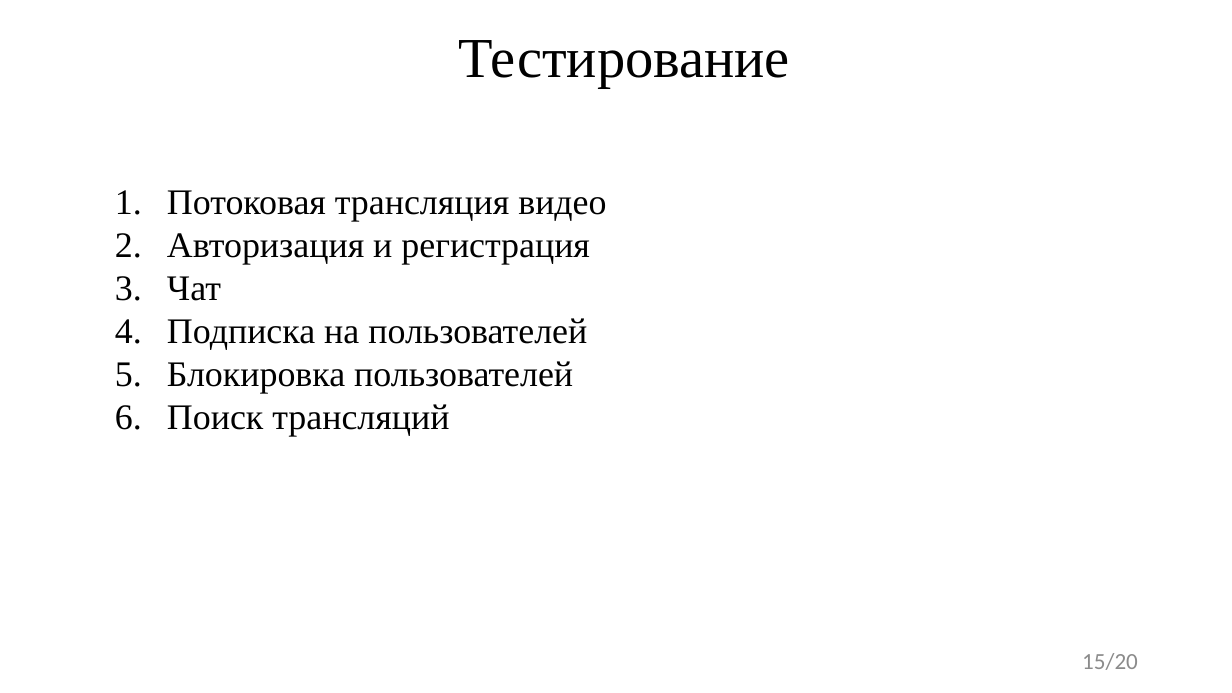
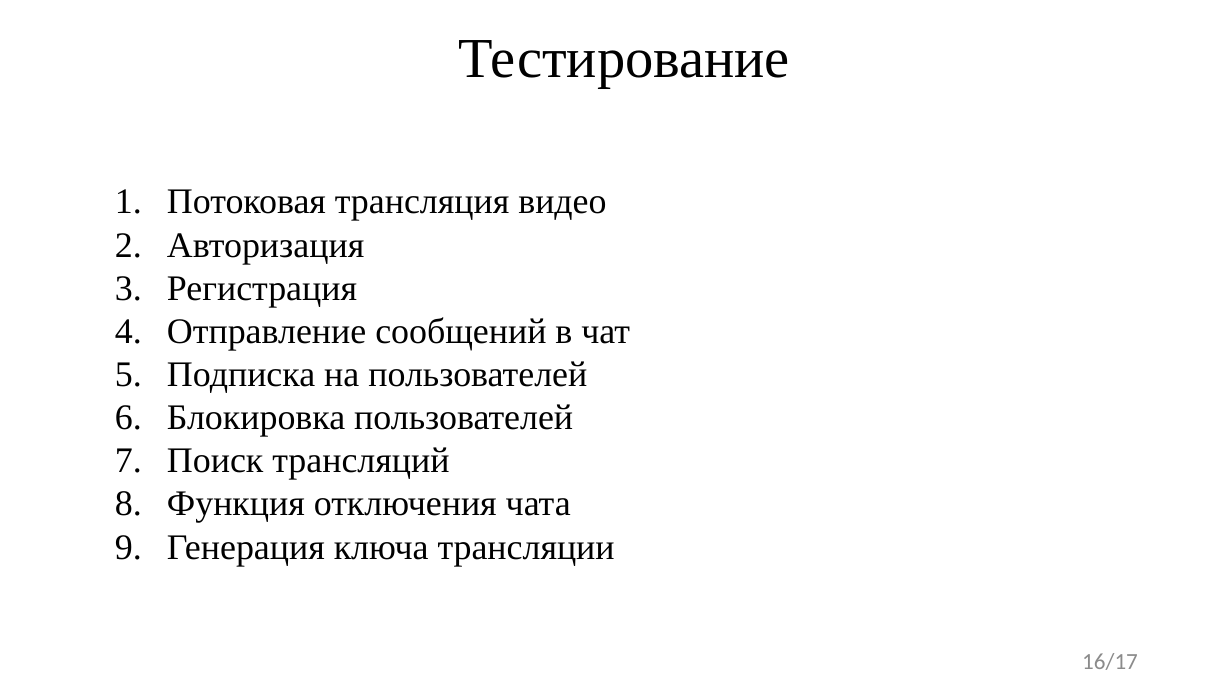
Before and after one commit to FaceMan01/Homework, a slide deck: slide 16 of Курсовая Работа/Презентация Курсовой Работы.pptx (slide 15 before the commit). Drawn at 1232x693 pixels with LibreOffice and Linux fonts; fonts in the diff are those of the drawing. Boxes give left, top, right and bottom in pixels: in the first picture for what was removed or moved away, otherwise in the second. Text is boxed around its words. In the diff, an @@ line names an element or a change of style, - is before the commit and + after.

```diff
--- a/Курсовая Работа/Презентация Курсовой Работы.pptx
+++ b/Курсовая Работа/Презентация Курсовой Работы.pptx
@@ text at bbox=[167, 233, 630, 350]: text changed @@
-2. Авторизация и регистрация
-3. Чат
+2. Авторизация
+3. Регистрация
+4. Отправление сообщений в чат
@@ text at bbox=[167, 491, 615, 566]: paragraphs added @@
+8. Функция отключения чата
+9. Генерация ключа трансляции
@@ page number at bbox=[1082, 653, 1138, 670]: text changed @@
-15/20
+16/17
```
Also in this commit, not shown: 8 other slides changed, 1 slide added, 13 other files.
